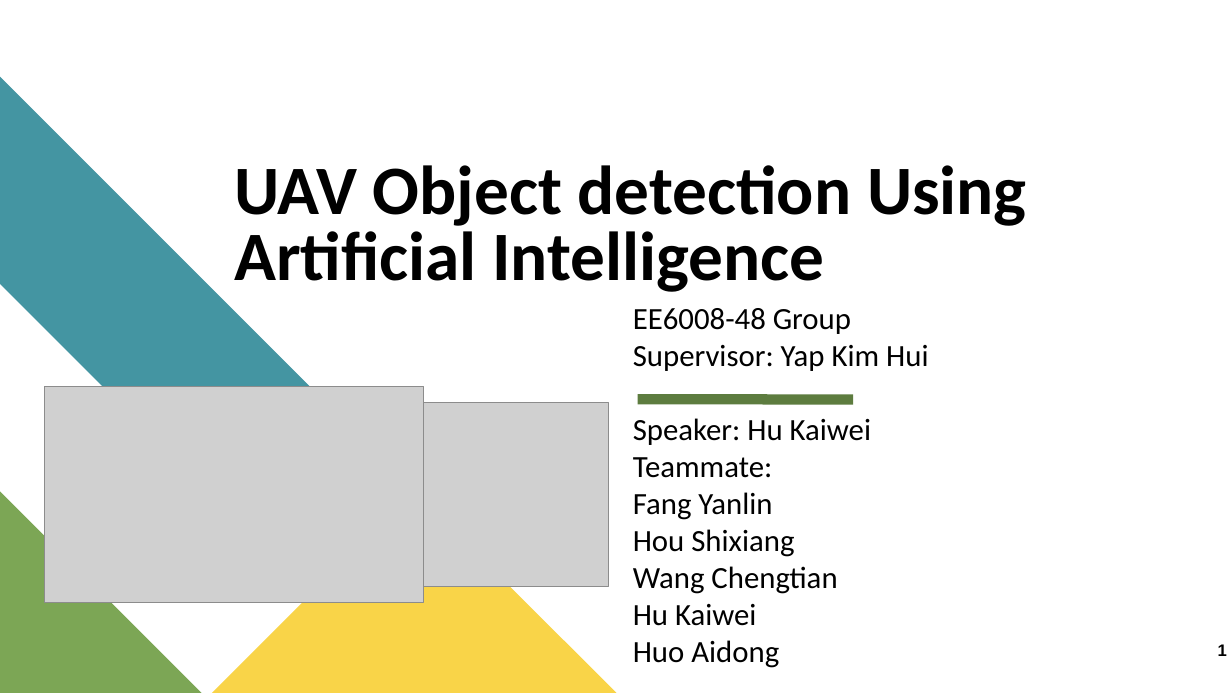
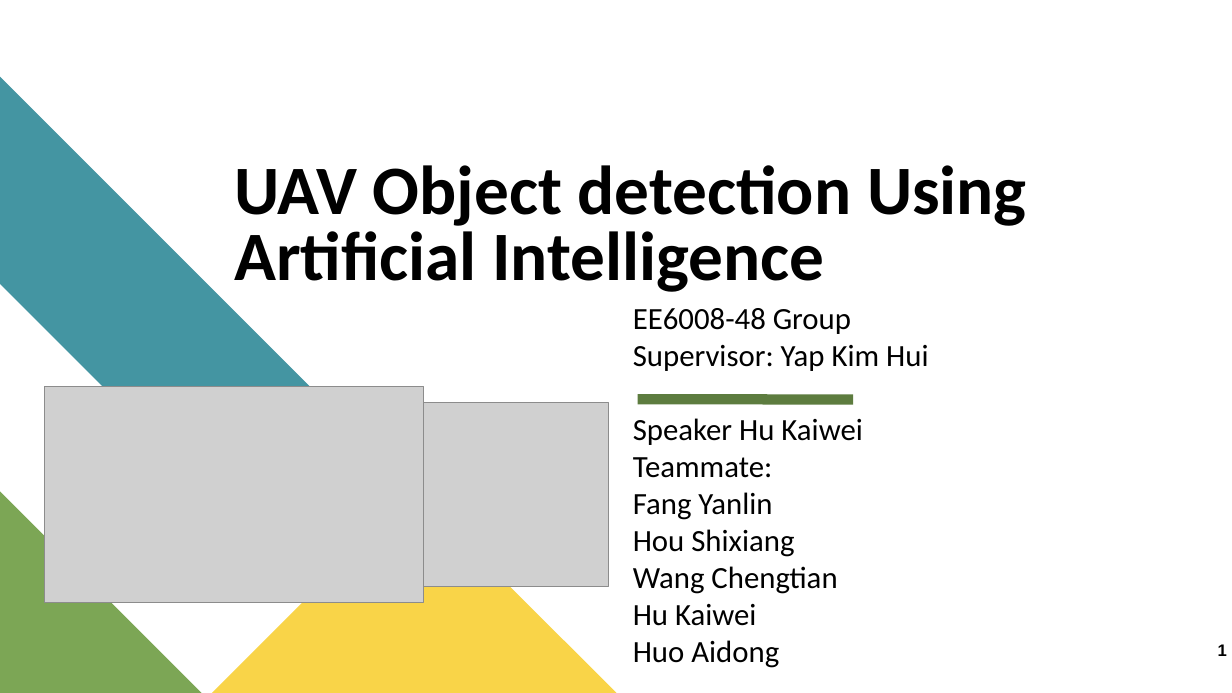
Before and after one commit to Kevin-Whoo/EE6008_48_UAV, a slide deck: slide 1 of EE6008_48_UAV_week4.pptx. Drawn at 1232x693 pixels with LibreOffice and Linux fonts; fonts in the diff are those of the drawing; grey boxes stand for pictures. Boxes give left, top, right and bottom in pixels: in the first picture for what was removed or moved away, otherwise in the second. Text is boxed around its words. In the diff, an @@ line names an element or a change of style, - is before the commit and + after.

```diff
--- a/EE6008_48_UAV_week4.pptx
+++ b/EE6008_48_UAV_week4.pptx
@@ text at [633,418,862,445]: text changed @@
-Speaker: Hu Kaiwei
+Speaker Hu Kaiwei
```
Also in this commit, not shown: 3 other slides changed, 6 slides added, 16 slides removed, 1 other file.
